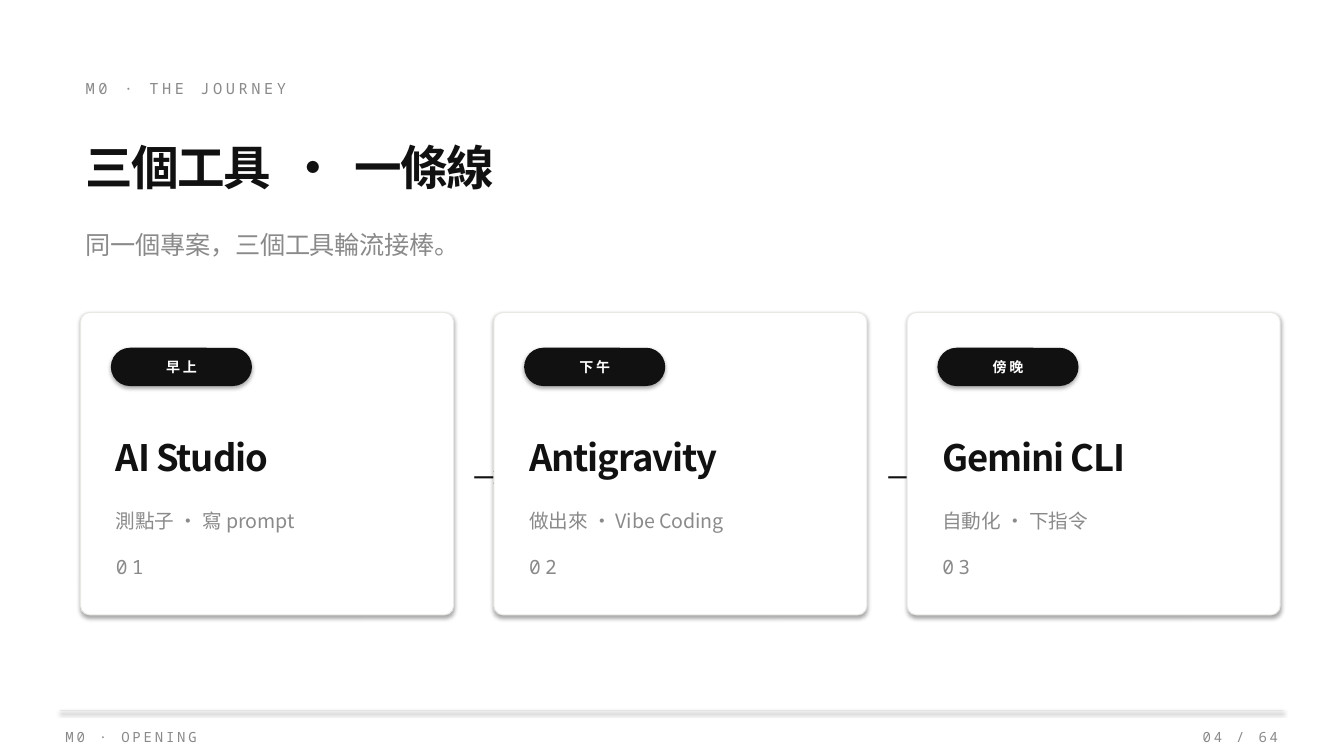
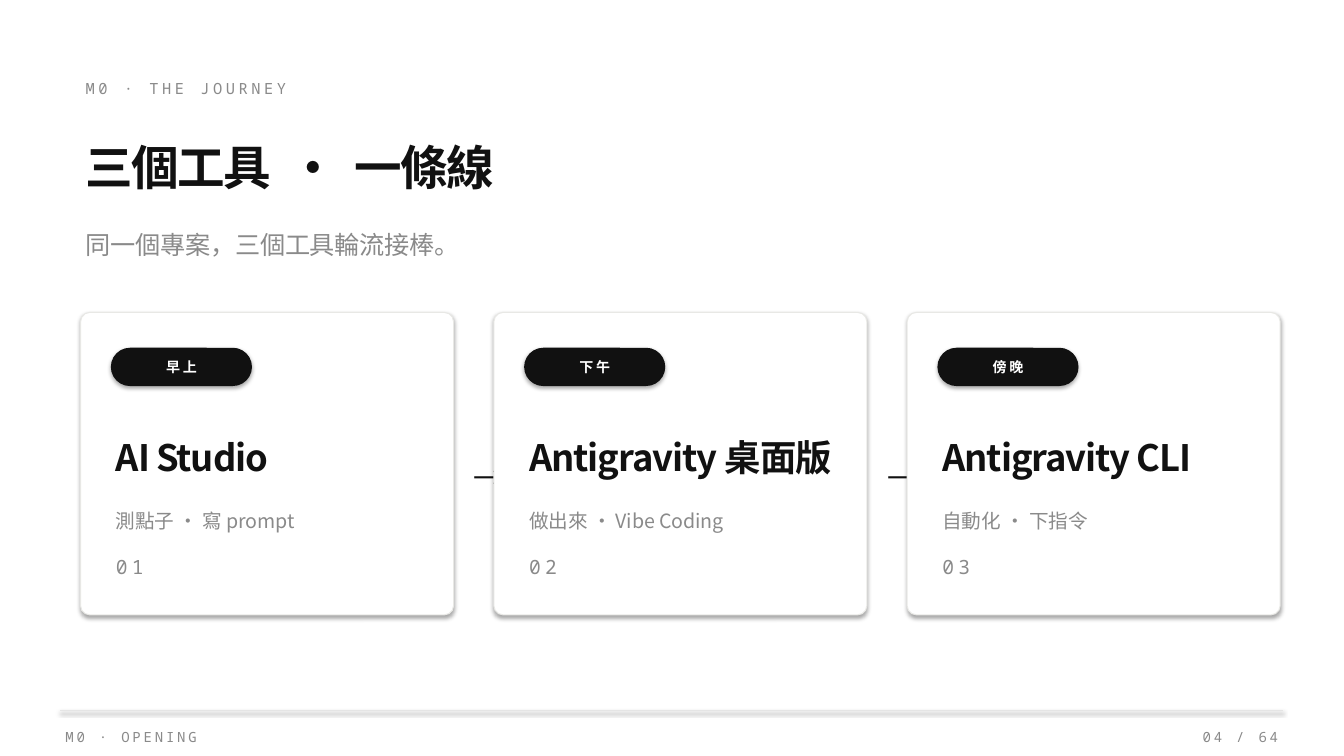
Before and after one commit to Zenobia000/SDD-agent-coding-beginner, a slide deck: slide 4 of class_plan/vibe_coding_workshop.pptx. Drawn at 1344x756 pixels with LibreOffice and Linux fonts; fonts in the diff are those of the drawing. Boxes give left, top, right and bottom in pixels: in the first picture for what was removed or moved away, otherwise in the second. Text is boxed around its words. In the diff, an @@ line names an element or a change of style, - is before the commit and + after.

```diff
--- a/class_plan/vibe_coding_workshop.pptx
+++ b/class_plan/vibe_coding_workshop.pptx
@@ text at [529, 440, 832, 480]: text changed @@
-Antigravity
+Antigravity 桌面版
@@ text at [942, 441, 1192, 480]: text changed @@
-Gemini CLI
+Antigravity CLI
```
Also in this commit, not shown: 21 other slides changed, 46 other files.
